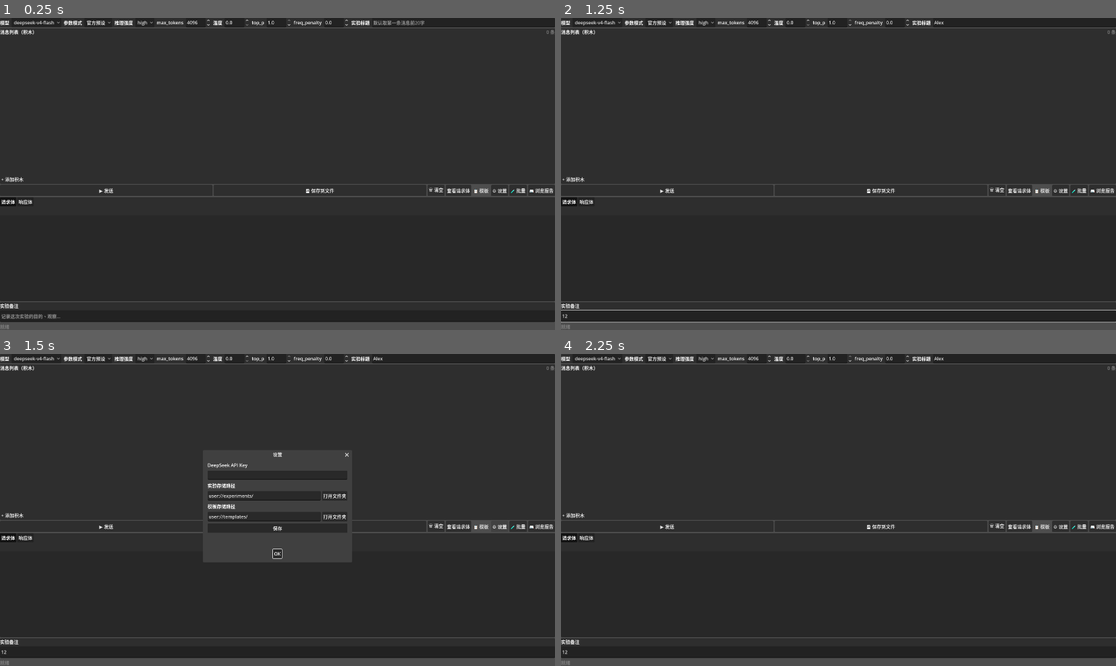
Above: before the commit, frames 1-4 (two rows, left to right).
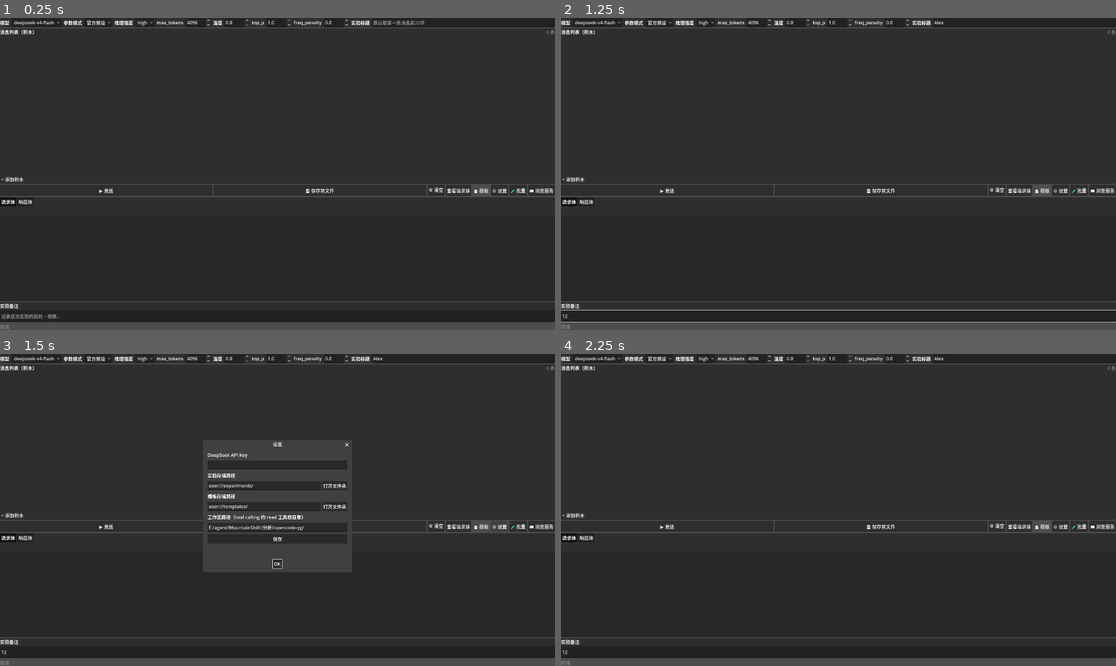
Above: after the commit, the same moments.

Repository: fkyah3/experiment-console
Game: Godot game, scene res://scenes/ExperimentPanel.tscn
The game is run twice, just before and just after one commit, with the same random seed, the same clock (stepped at 60 frames per second) and the same inputs.
Inputs (mouse positions are in pixels of both pictures, inside the frame that each line leads up to):
- Up to frame 1 (0.25 s): no input
- Up to frame 2 (1.25 s): click (1027, 21) at 0.52 s; type "Alex" at 0.6 s; click (838, 317) at 0.75 s; type "12" at 0.83 s
- Up to frame 3 (1.5 s): click "⚙ 设置" at 1.25 s
- Up to frame 4 (2.25 s): click "OK" at 2 s

Frames 1-2 are identical in both runs. In frame 3, 1.4% of the frame differs, in the area x 37-63%, y 28-70%; in frame 4, nothing differs.

Commit message:
修复: workspace_path 可配置化，不再硬编码路径

Diff:
--- a/scripts/ConfigManager.gd
+++ b/scripts/ConfigManager.gd
@@ -6,6 +6,9 @@
 var experiments_path: String = "user://experiments/"
 var templates_path: String = "user://templates/"
 var sessions_path: String = "user://sessions/"
+## 项目工作区根目录，tool calling 的 read 工具在此目录下查找文件
+## 默认 E:/agent/MountainShift/分析/opencode-yg/
+var workspace_path: String = "E:/agent/MountainShift/分析/opencode-yg/"
 
 var _dirty: bool = false
 
@@ -23,6 +26,7 @@
 	api_key = cfg.get_value("api", "key", "")
 	experiments_path = cfg.get_value("paths", "experiments", "user://experiments/")
 	templates_path = cfg.get_value("paths", "templates", "user://templates/")
+	workspace_path = cfg.get_value("paths", "workspace", "E:/agent/MountainShift/分析/opencode-yg/")
 	_dirty = false
 
 
@@ -31,6 +35,7 @@
 	cfg.set_value("api", "key", api_key)
 	cfg.set_value("paths", "experiments", experiments_path)
 	cfg.set_value("paths", "templates", templates_path)
+	cfg.set_value("paths", "workspace", workspace_path)
 	cfg.save(config_path)
 	_dirty = false
 	_make_dirs()
--- a/scripts/ExperimentPanel.gd
+++ b/scripts/ExperimentPanel.gd
@@ -622,7 +622,9 @@
 
 
 func _read_tool_file(filePath: String) -> String:
-	var base := "E:/agent/MountainShift/分析/opencode-yg/"
+	var base := _config.workspace_path
+	if not base.ends_with("/"):
+		base += "/"
 	var fpath := filePath
 	if not fpath.begins_with("E:/") and not fpath.begins_with("e:/") and not fpath.begins_with("C:/") and not fpath.begins_with("c:/"):
 		fpath = base.path_join(filePath)
@@ -741,7 +743,7 @@
 func _open_settings() -> void:
 	var dialog := AcceptDialog.new()
 	dialog.title = "设置"
-	dialog.min_size = Vector2(500, 350)
+	dialog.min_size = Vector2(500, 420)
 
 	var vbox := VBoxContainer.new()
 	vbox.size_flags_horizontal = Control.SIZE_EXPAND_FILL
@@ -786,6 +788,14 @@
 	tpl_row.add_child(tpl_open)
 	vbox.add_child(tpl_row)
 
+	var ws_label := Label.new()
+	ws_label.text = "工作区路径（tool calling 的 read 工具根目录）"
+	vbox.add_child(ws_label)
+	var ws_input := LineEdit.new()
+	ws_input.text = _config.workspace_path
+	ws_input.size_flags_horizontal = Control.SIZE_EXPAND_FILL
+	vbox.add_child(ws_input)
+
 	var save_btn_dialog := Button.new()
 	save_btn_dialog.text = "保存"
 	save_btn_dialog.size_flags_horizontal = Control.SIZE_EXPAND_FILL
@@ -793,6 +803,7 @@
 		_config.api_key = key_input.text
 		_config.experiments_path = exp_input.text
 		_config.templates_path = tpl_input.text
+		_config.workspace_path = ws_input.text
 		_config.save_config()
 		api_key = _config.api_key
 		_store = ExperimentStore.new(_config.experiments_path, _config.templates_path)
